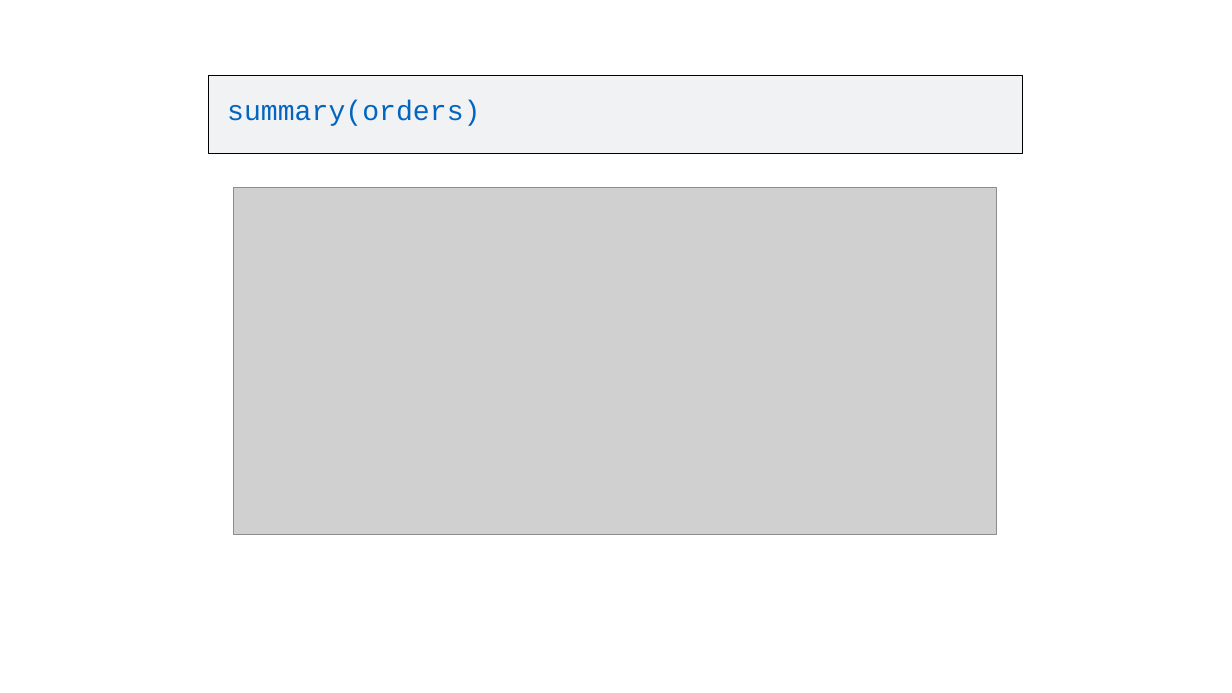
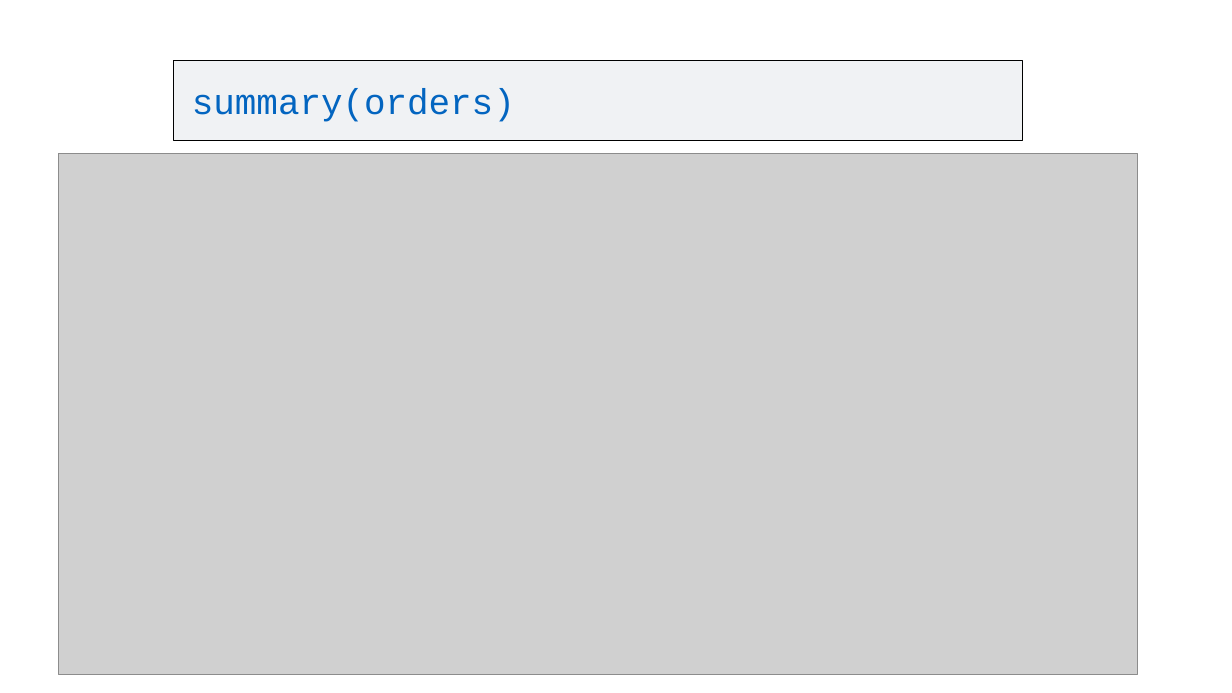
Before and after one commit to amromeo/api_r2020, a slide deck: slide 6 of 03 - Transform.pptx. Drawn at 1232x693 pixels with LibreOffice and Linux fonts; fonts in the diff are those of the drawing; grey boxes stand for pictures. Boxes give left, top, right and bottom in pixels: in the first picture for what was removed or moved away, otherwise in the second. Text is boxed around its words. In the diff, an @@ line names an element or a change of style, - is before the commit and + after.

```diff
--- a/03 - Transform.pptx
+++ b/03 - Transform.pptx
@@ title "summary(orders)": place and size @@
-title "summary(orders)" at <box>209,76,1023,153</box>
+title "summary(orders)" at <box>174,61,1023,140</box>
@@ title "summary(orders)" at <box>174,61,1023,140</box>: size 22 to 28 pt @@
@@ picture added at <box>58,153,1138,674</box> @@
@@ picture removed at <box>234,188,997,534</box> @@
```
Also in this commit, not shown: 2 other slides changed, 1 other file.
